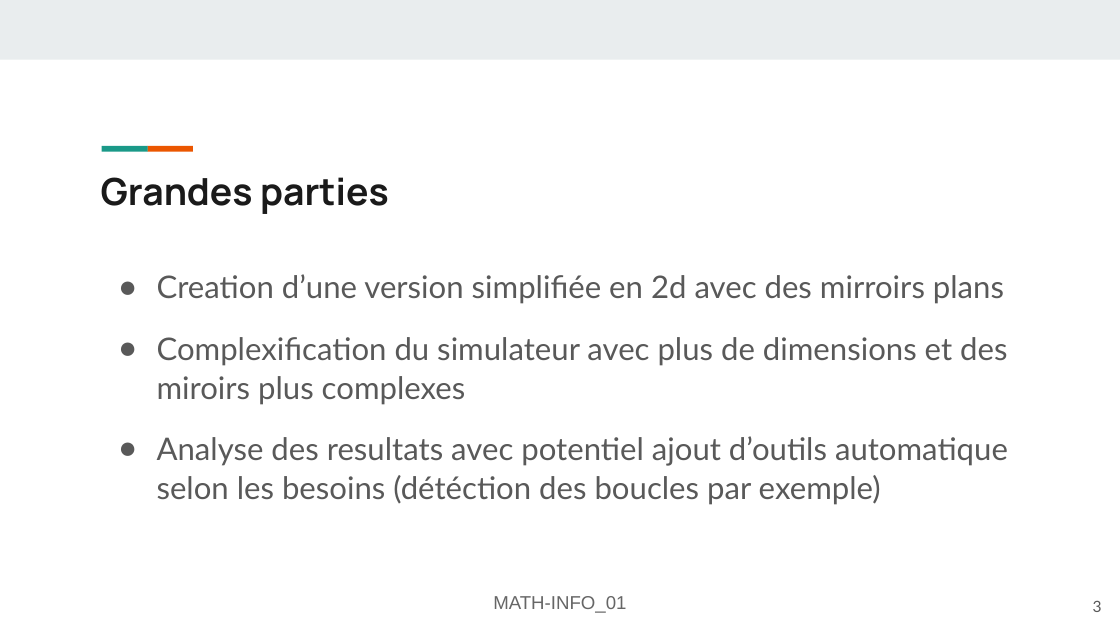
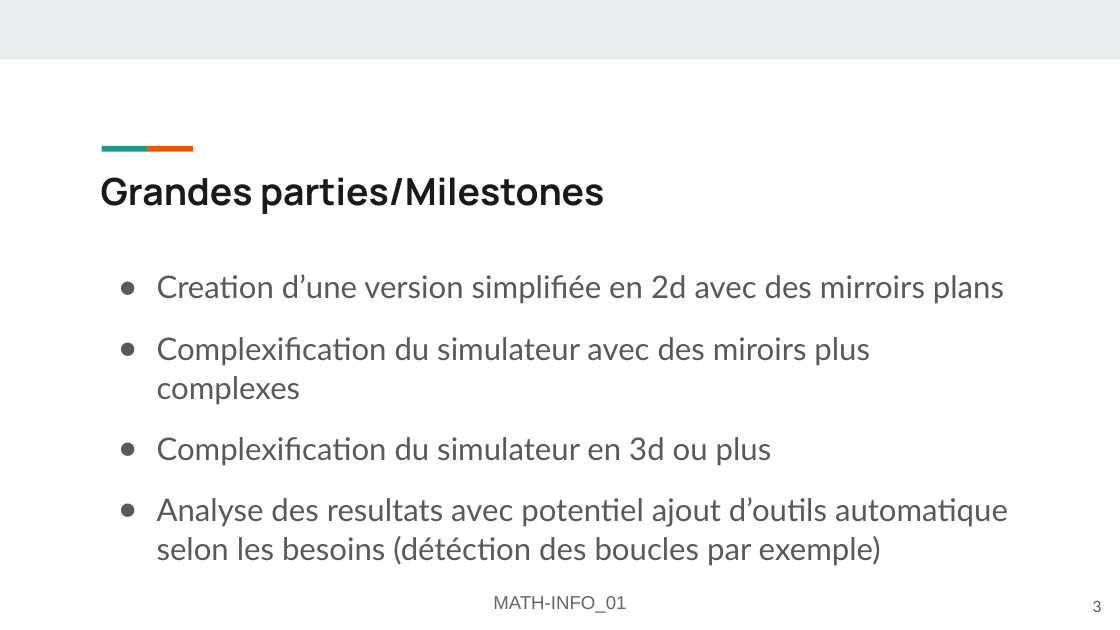
Before and after one commit to FlashOnFire/MirrorVerse, a slide deck: slide 3 of project_managment/presentation1.odp. Drawn at 1120x630 pixels with LibreOffice and Linux fonts; fonts in the diff are those of the drawing. Boxes give left, top, right and bottom in pixels: in the first picture for what was removed or moved away, otherwise in the second. Text is boxed around its words. In the diff, an @@ line names an element or a change of style, - is before the commit and + after.

```diff
--- a/project_managment/presentation1.odp
+++ b/project_managment/presentation1.odp
@@ title at (101, 177, 604, 214): text changed @@
-Grandes parties
+Grandes parties/Milestones
@@ text at (157, 337, 870, 466): text changed @@
-● Complexification du simulateur avec plus de dimensions et des miroirs plus complexes
+● Complexification du simulateur avec des miroirs plus complexes
+● Complexification du simulateur en 3d ou plus
```
Also in this commit, not shown: 1 other slide changed, 2 other files.
